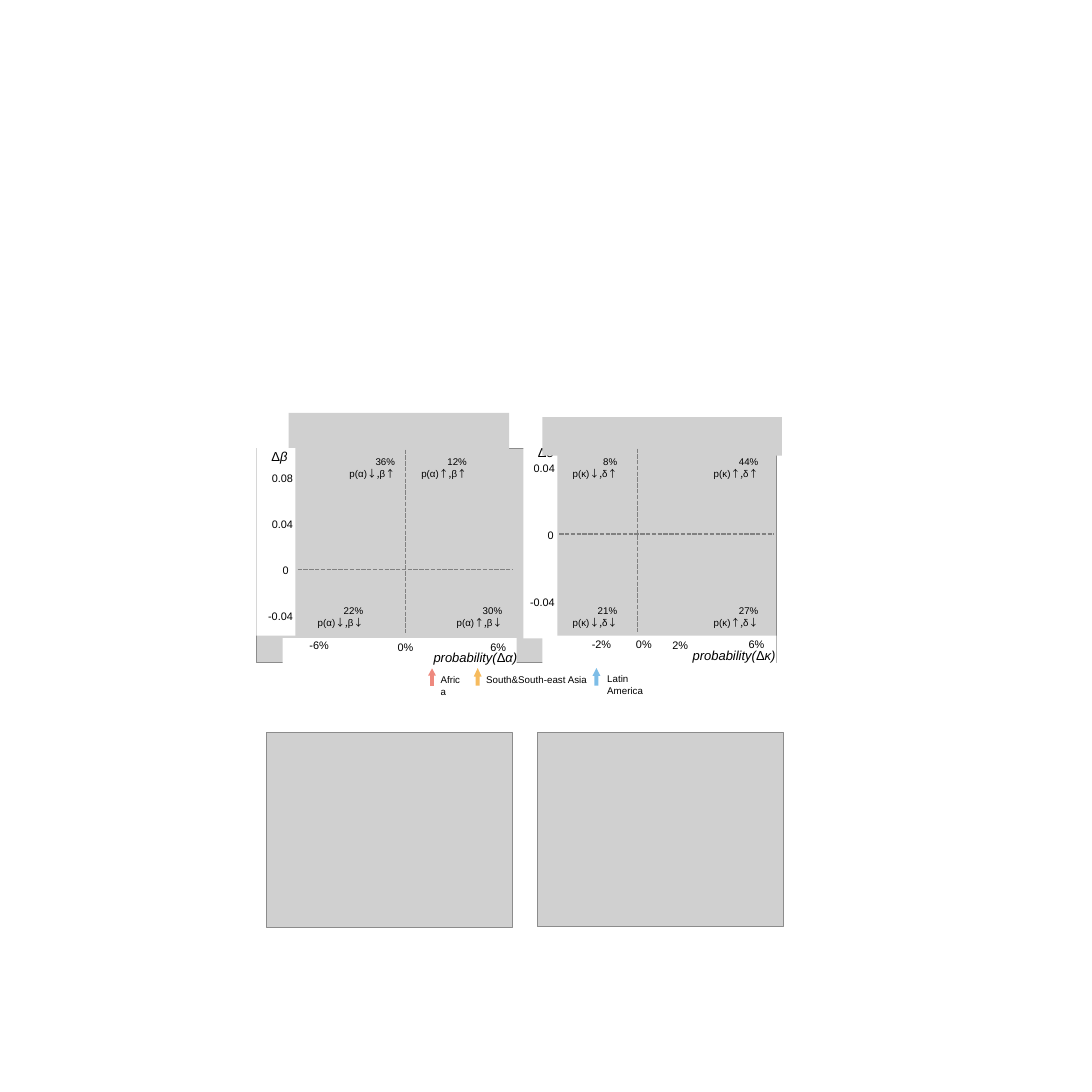
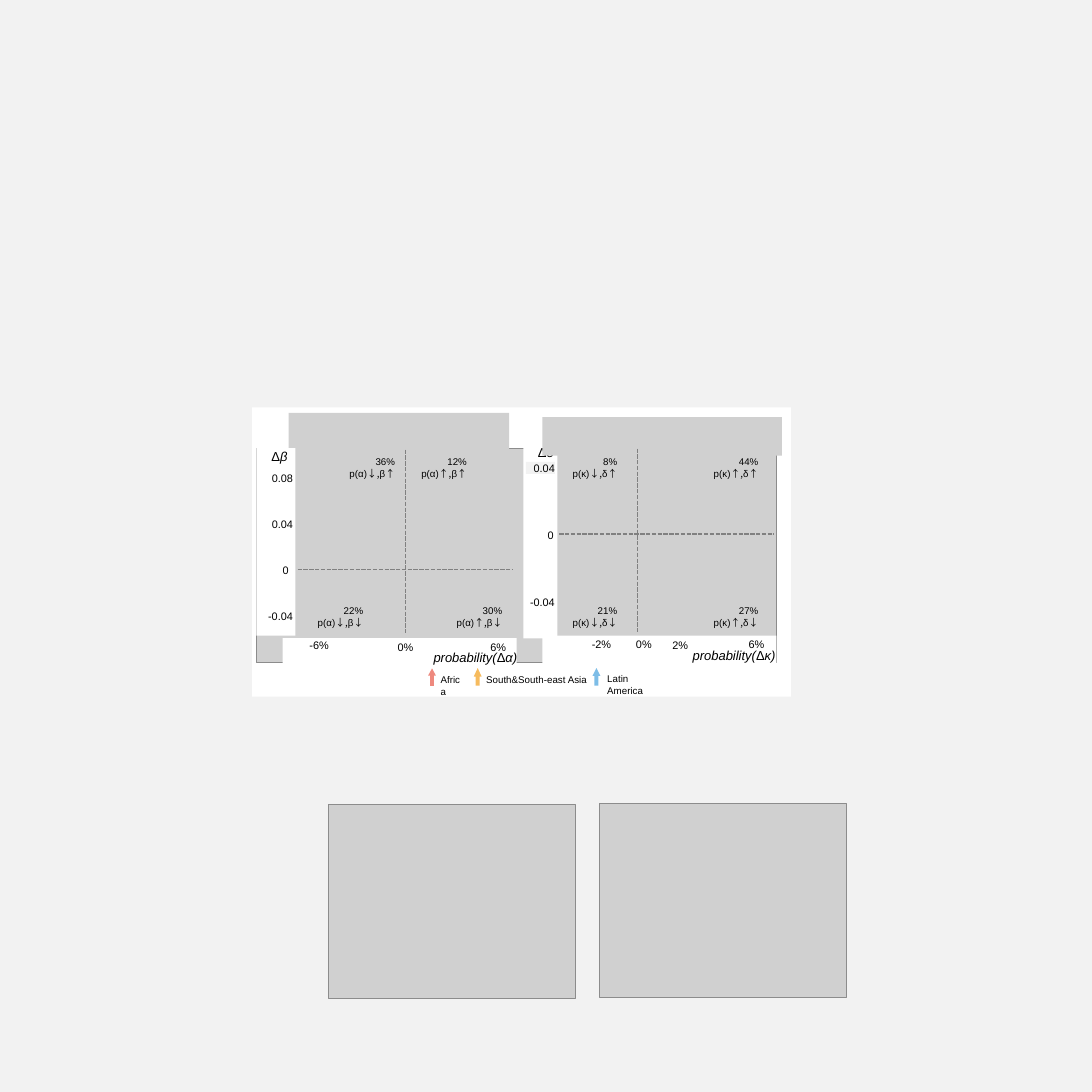
Before and after one commit to liang-jia-qi/Urban_Growth_Codes, a slide deck: slide 6 of Presentations/Graphs/Parameters Scatter.pptx (slide 12 before the commit). Drawn at 1092x1092 pixels with LibreOffice and Linux fonts; fonts in the diff are those of the drawing; grey boxes stand for pictures. Boxes give left, top, right and bottom in pixels: in the first picture for what was removed or moved away, otherwise in the second. Text is boxed around its words. In the diff, an @@ line names an element or a change of style, - is before the commit and + after.

```diff
--- a/Presentations/Graphs/Parameters Scatter.pptx
+++ b/Presentations/Graphs/Parameters Scatter.pptx
@@ background #FFFFFF to #F2F2F2 @@
@@ picture: place and size @@
-picture at [266,733,512,927]
+picture at [329,804,575,998]
@@ picture: place and size @@
-picture at [537,732,783,926]
+picture at [600,804,846,998]
```
Also in this commit, not shown: 14 other slides changed, 1 slide added, 2 slides removed, 7 other files.
